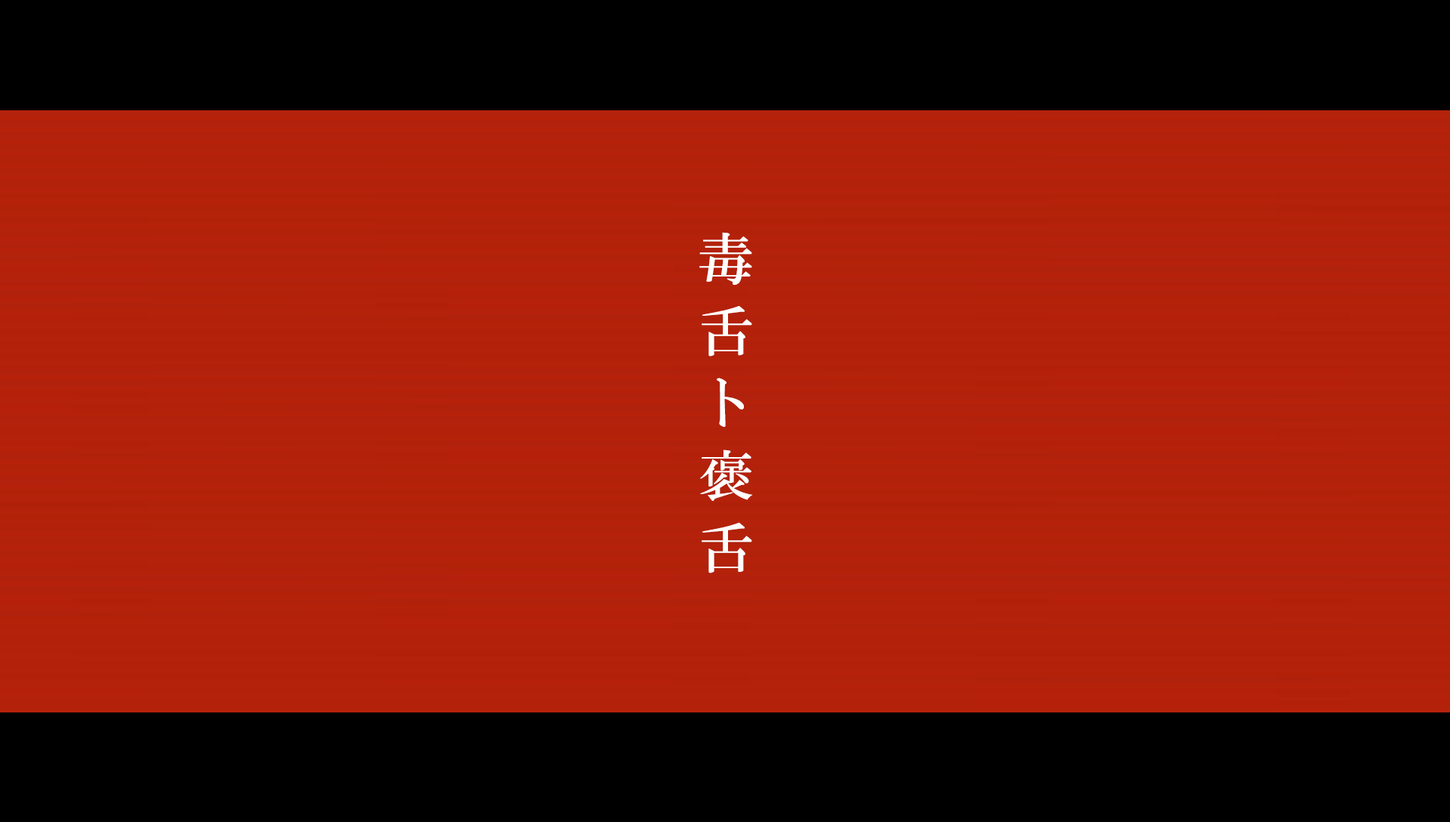
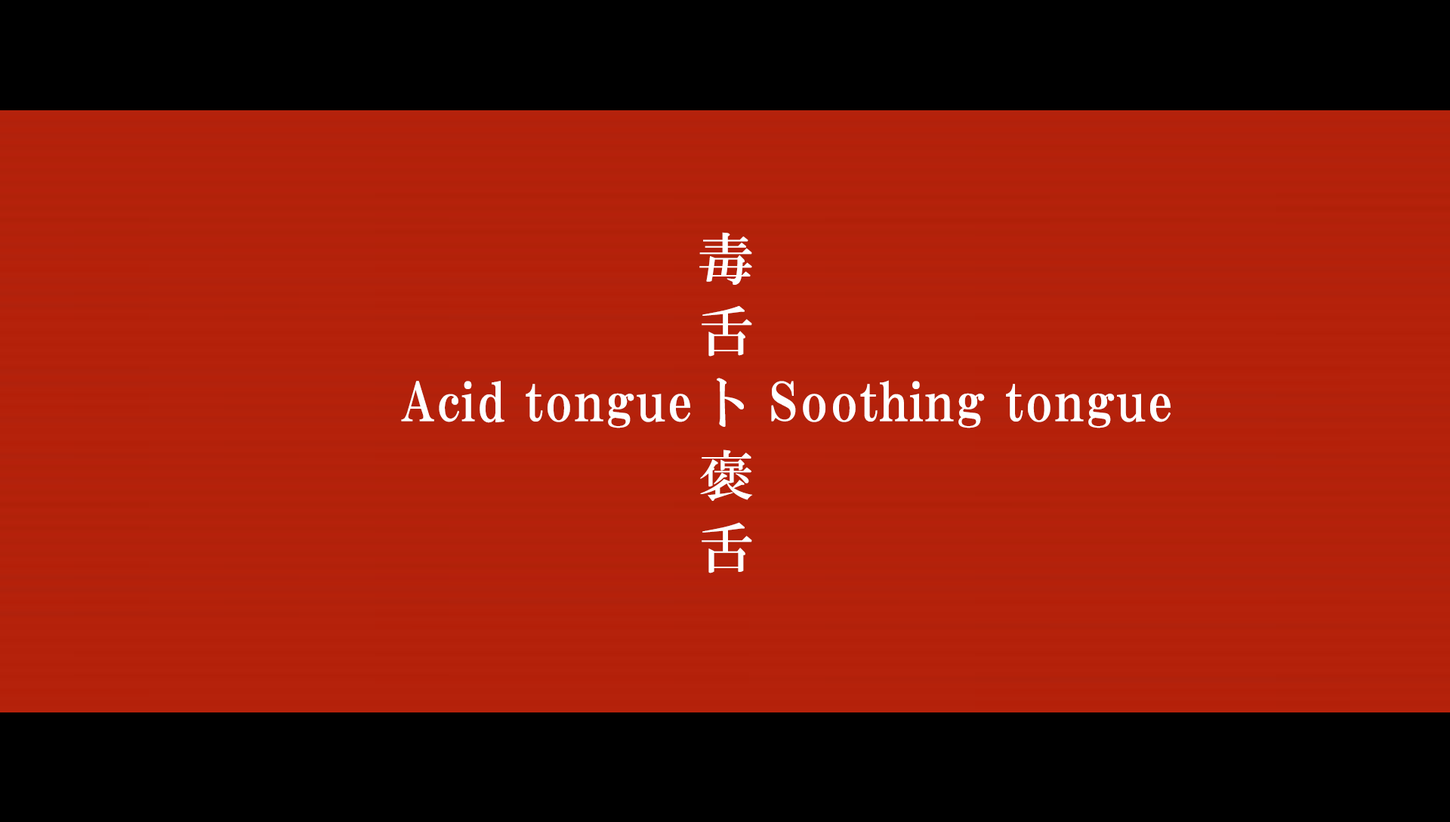
Layered file, before and after one edit (1450x822). Changes by layer:
added layer "Acid tongue Soothing tongue" above "毒舌ト褒舌" over [401, 379, 1171, 429]
